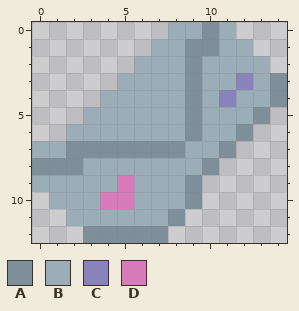
One commit to this pixel-art sprite: letter.png. Above, as it was before the edit.
The file is 90x78 pixels, drawn in blocks of 6x6; one block is one cell here.
Palette (. is transparent): A #7e8f99  B #9badb7  C #8883b8  D #d77bba
Pixels before, first column x 0:
 0 ........BBAB...
 1 .......BBAABB..
 2 ......BBBABBBB.
 3 .....BBBBABBCBA
 4 ....BBBBBABCBBA
 5 ...BBBBBBABBBA.
 6 ..BBBBBBBABBA..
 7 BBAAAAAAABBA...
 8 AAABBBBBBBA....
 9 BBBBBDBBBA.....
10 .BBBDDBBBA.....
11 ..BBBBBBA......
12 ...AAAAA.......
The result:
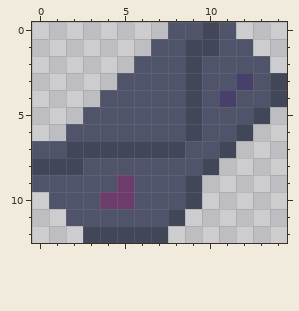
Edits made:
colour A: #7e8f99 -> #414658
colour B: #9badb7 -> #4f546a
colour C: #8883b8 -> #46406a
colour D: #d77bba -> #6e3c6c
Pixel boxes of the changes (left, top, right, bottom) in both pictures:
changed: (32, 22, 287, 243)
